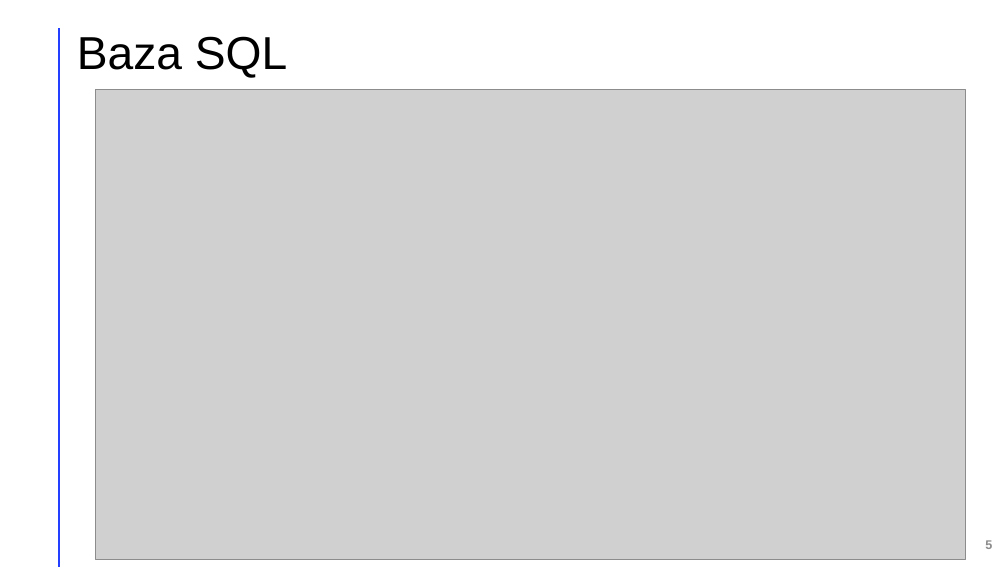
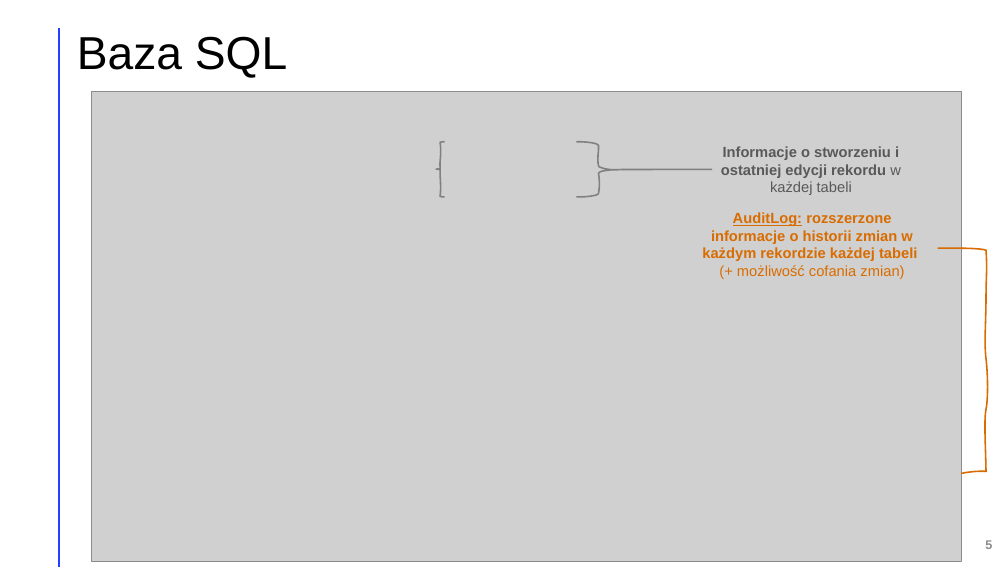
Before and after one commit to adambajguz/TrainsOnline, a slide deck: slide 5 of docs/Prezentacja Bajguz Kierzkowski.pptx. Drawn at 1008x567 pixels with LibreOffice and Linux fonts; fonts in the diff are those of the drawing; grey boxes stand for pictures. Boxes give left, top, right and bottom in pixels: in the first picture for what was removed or moved away, otherwise in the second. Text is boxed around its words. In the diff, an @@ line names an element or a change of style, - is before the commit and + after.

```diff
--- a/docs/Prezentacja Bajguz Kierzkowski.pptx
+++ b/docs/Prezentacja Bajguz Kierzkowski.pptx
@@ picture: place and size @@
-picture at [95,90,965,560]
+picture at [91,91,961,562]
@@ freeform shape added at [436,141,445,197], outline #808080 1.5 pt @@
@@ freeform shape added at [576,141,620,197], outline #808080 1.5 pt @@
@@ text added at [721,146,901,195], 14 pt, text #595959, bold @@
+Informacje o stworzeniu i ostatniej edycji rekordu w każdej tabeli
@@ line added from (621, 169) to (712, 169), #808080 1.5 pt @@
@@ text added at [702,212,917,279], 14 pt, text #D96C00, bold @@
+AuditLog: rozszerzone informacje o historii zmian w każdym rekordzie każdej tabeli
+(+ możliwość cofania zmian)
@@ line added from (963, 248) to (938, 248), #D96C00 1.5 pt @@
@@ freeform shape added at [961,248,986,473], outline #D96C00 1.5 pt @@
```
Also in this commit, not shown: 5 other slides changed.
